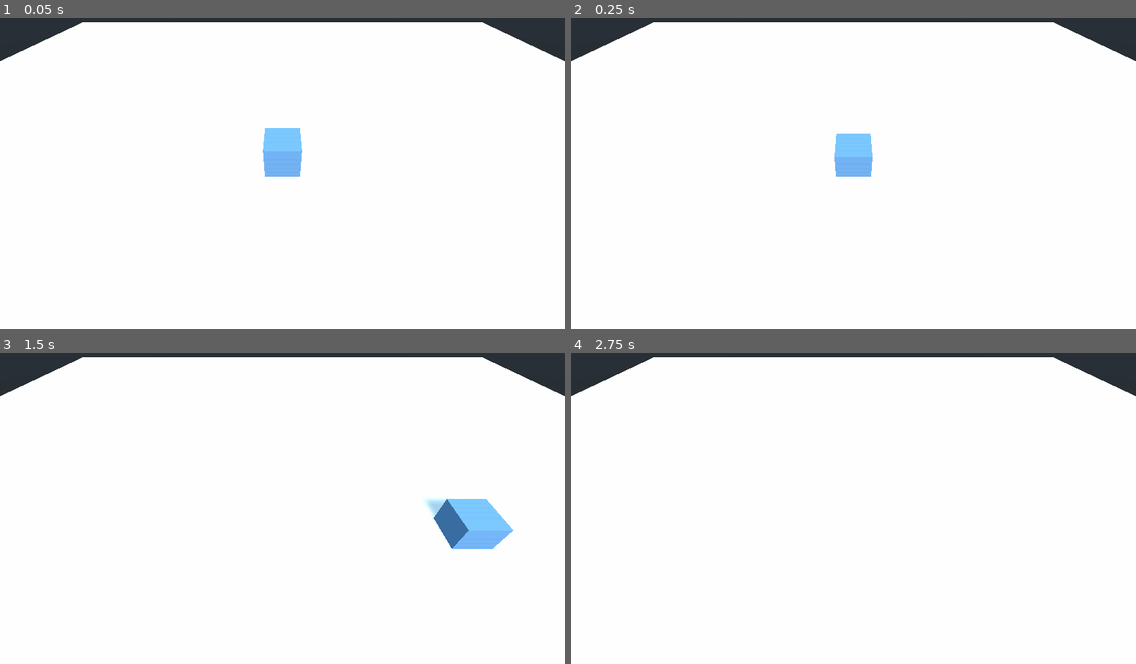
Above: before the commit, frames 1-4 (two rows, left to right).
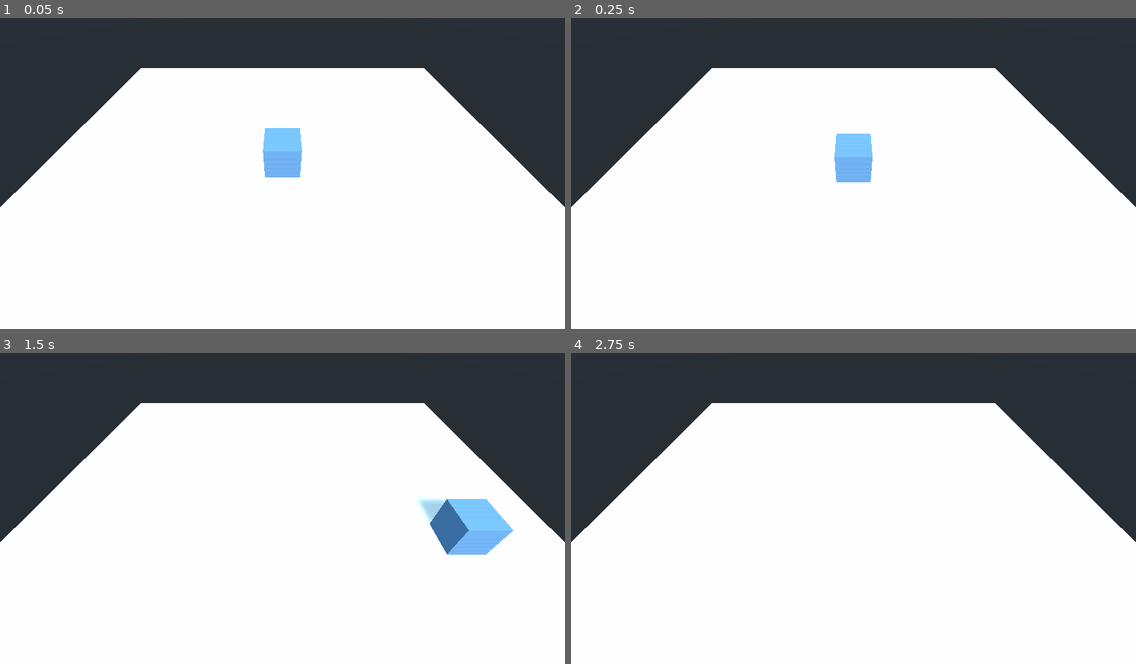
Above: after the commit, the same moments.

Repository: msanatan/GodotBuildExample
Game: Godot game, scene res://Main.tscn
The game is run twice, just before and just after one commit, with the same random seed, the same clock (stepped at 60 frames per second) and the same inputs.
Inputs:
- Up to frame 1 (0.05 s): no input
- Up to frame 2 (0.25 s): no input
- Up to frame 3 (1.5 s): tap Enter at 0.5 s; hold Right (move_right) 0.53-1.28 s; tap Space (jump) at 0.77 s; hold Down (move_back) from 1.28 s (still down)
- Up to frame 4 (2.75 s): tap Space (jump) at 1.52 s; release Down (move_back) at 2.03 s; hold Right (move_right) from 2.03 s (still down)

The runs differ from the first frame. In frame 1, 24% of the frame differs, in the area x 0-100%, y 1-61%; in frame 2, 24%; in frame 3, 24%, in the area x 0-100%, y 1-65%; in frame 4, 24%.

Commit message:
Fix issue with player falling to ground + refactor
The ground has a scaled mesh, that wasn't intended.
The player is now in its own scene

Diff:
--- a/Main.tscn
+++ b/Main.tscn
@@ -1,6 +1,6 @@
-[gd_scene load_steps=8 format=2]
+[gd_scene load_steps=5 format=2]
 
-[ext_resource path="res://Player.gd" type="Script" id=1]
+[ext_resource path="res://Player.tscn" type="PackedScene" id=1]
 
 [sub_resource type="BoxShape" id=1]
 extents = Vector3( 30, 1, 30 )
@@ -9,13 +9,7 @@
 
 [sub_resource type="CubeMesh" id=2]
 material = SubResource( 5 )
-
-[sub_resource type="BoxShape" id=3]
-
-[sub_resource type="CubeMesh" id=4]
-
-[sub_resource type="SpatialMaterial" id=6]
-albedo_color = Color( 0.458824, 0.682353, 0.901961, 1 )
+size = Vector3( 1, 1, 1 )
 
 [node name="Main" type="Spatial"]
 
@@ -32,20 +26,9 @@
 transform = Transform( 60, 0, 0, 0, 2, 0, 0, 0, 60, 0, 0, 0 )
 mesh = SubResource( 2 )
 
-[node name="Player" type="KinematicBody" parent="."]
+[node name="Player" parent="." instance=ExtResource( 1 )]
 transform = Transform( 2, 0, 0, 0, 2, 0, 0, 0, 2, 0, 2, 0 )
-script = ExtResource( 1 )
-__meta__ = {
-"_edit_group_": true
-}
 speed = 25
-
-[node name="CollisionShape" type="CollisionShape" parent="Player"]
-shape = SubResource( 3 )
-
-[node name="MeshInstance" type="MeshInstance" parent="Player"]
-mesh = SubResource( 4 )
-material/0 = SubResource( 6 )
 
 [node name="DirectionalLight" type="DirectionalLight" parent="."]
 transform = Transform( 1, 0, 0, 0, 0.707107, 0.707107, 0, -0.707107, 0.707107, 0, 40, 0 )
--- /dev/null
+++ b/Player.tscn
@@ -0,0 +1,24 @@
+[gd_scene load_steps=5 format=2]
+
+[ext_resource path="res://Player.gd" type="Script" id=1]
+
+[sub_resource type="BoxShape" id=3]
+
+[sub_resource type="CubeMesh" id=4]
+
+[sub_resource type="SpatialMaterial" id=6]
+albedo_color = Color( 0.458824, 0.682353, 0.901961, 1 )
+
+[node name="Player" type="KinematicBody"]
+transform = Transform( 2, 0, 0, 0, 2, 0, 0, 0, 2, 0, 0, 0 )
+script = ExtResource( 1 )
+__meta__ = {
+"_edit_group_": true
+}
+
+[node name="CollisionShape" type="CollisionShape" parent="."]
+shape = SubResource( 3 )
+
+[node name="MeshInstance" type="MeshInstance" parent="."]
+mesh = SubResource( 4 )
+material/0 = SubResource( 6 )
